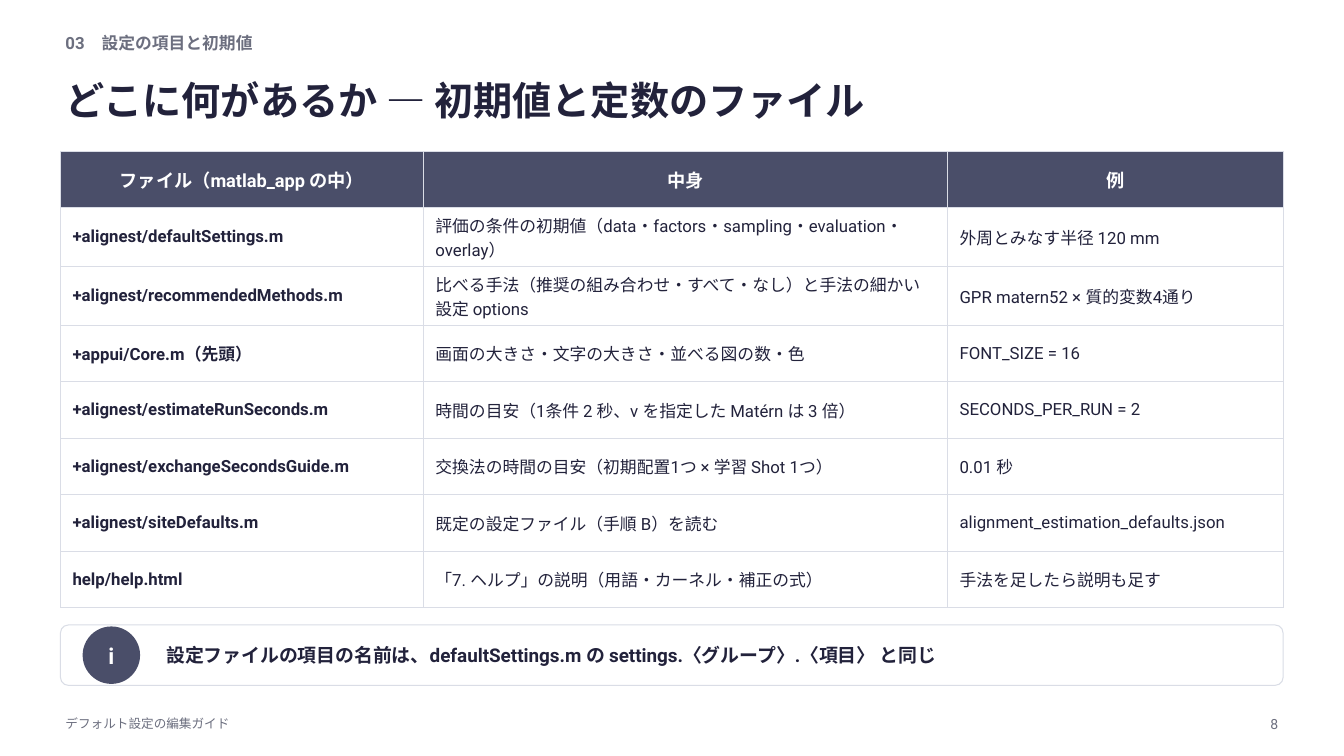
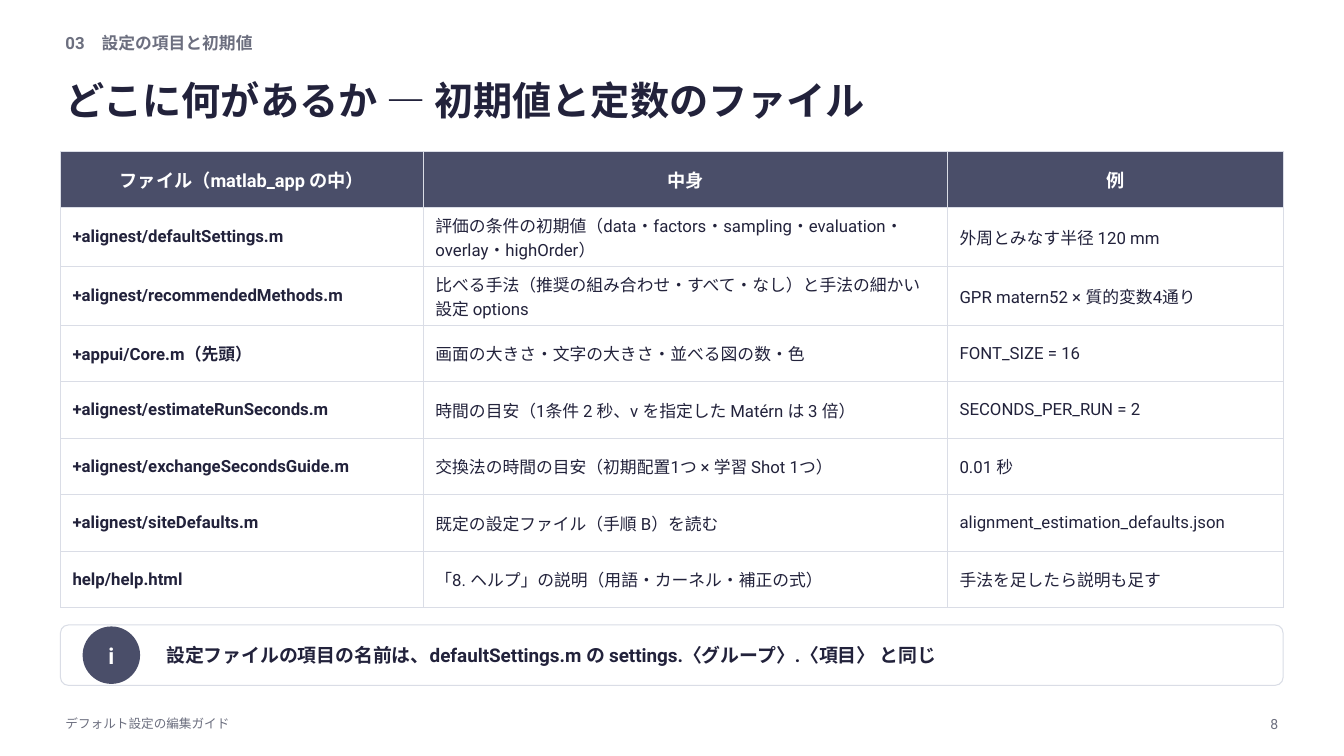
Before and after one commit to rsakamoto-0824/alignment-estimation-benchmark, a slide deck: slide 8 of matlab_app/docs/defaults_guide/デフォルト設定の編集ガイド.pptx. Drawn at 1344x756 pixels with LibreOffice and Linux fonts; fonts in the diff are those of the drawing. Boxes give left, top, right and bottom in pixels: in the first picture for what was removed or moved away, otherwise in the second. Text is boxed around its words. In the diff, an @@ line names an element or a change of style, - is before the commit and + after.

```diff
--- a/matlab_app/docs/defaults_guide/デフォルト設定の編集ガイド.pptx
+++ b/matlab_app/docs/defaults_guide/デフォルト設定の編集ガイド.pptx
@@ table at (60,151,1284,603) @@
-row 2, column 2: 評価の条件の初期値（data・factors・sampling・evaluation・overlay）
+row 2, column 2: 評価の条件の初期値（data・factors・sampling・evaluation・overlay・highOrder）
-row 8, column 2: 「7. ヘルプ」の説明（用語・カーネル・補正の式）
+row 8, column 2: 「8. ヘルプ」の説明（用語・カーネル・補正の式）
```
Also in this commit, not shown: 7 other slides changed, 1 slide added, 42 other files.
